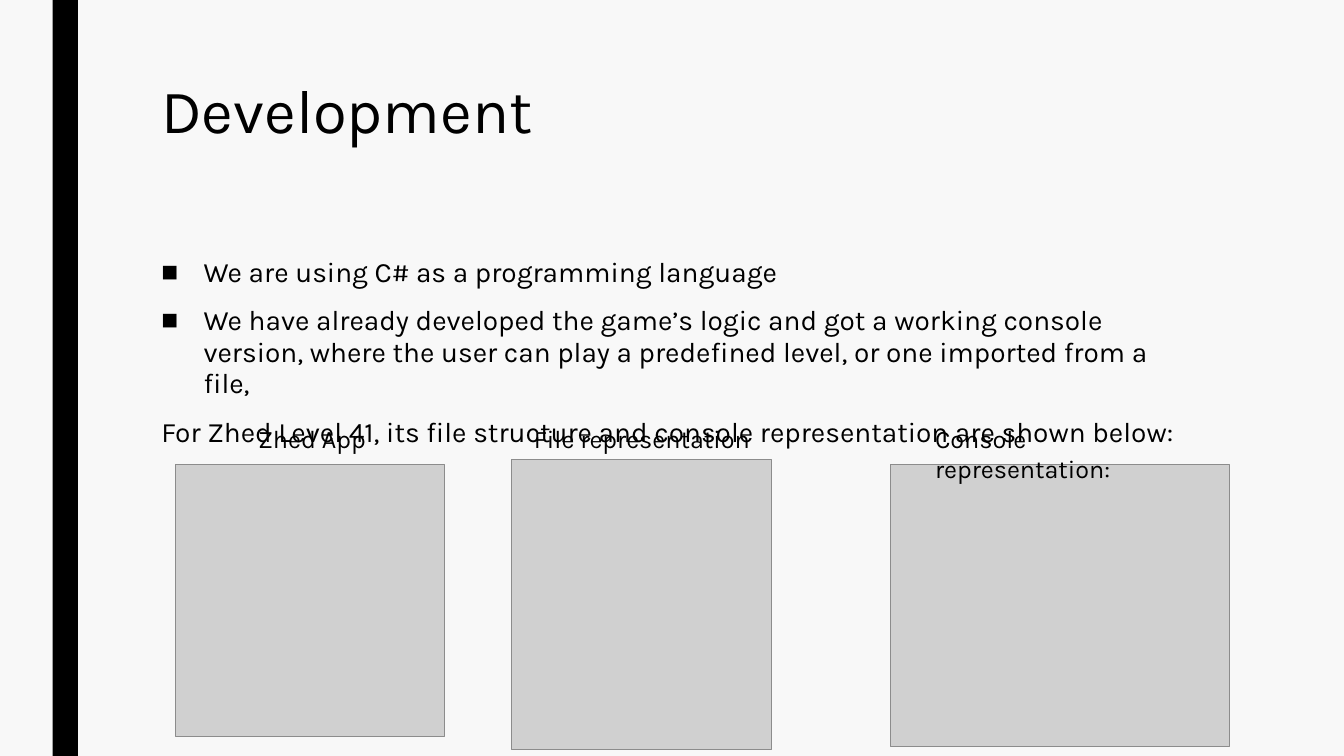
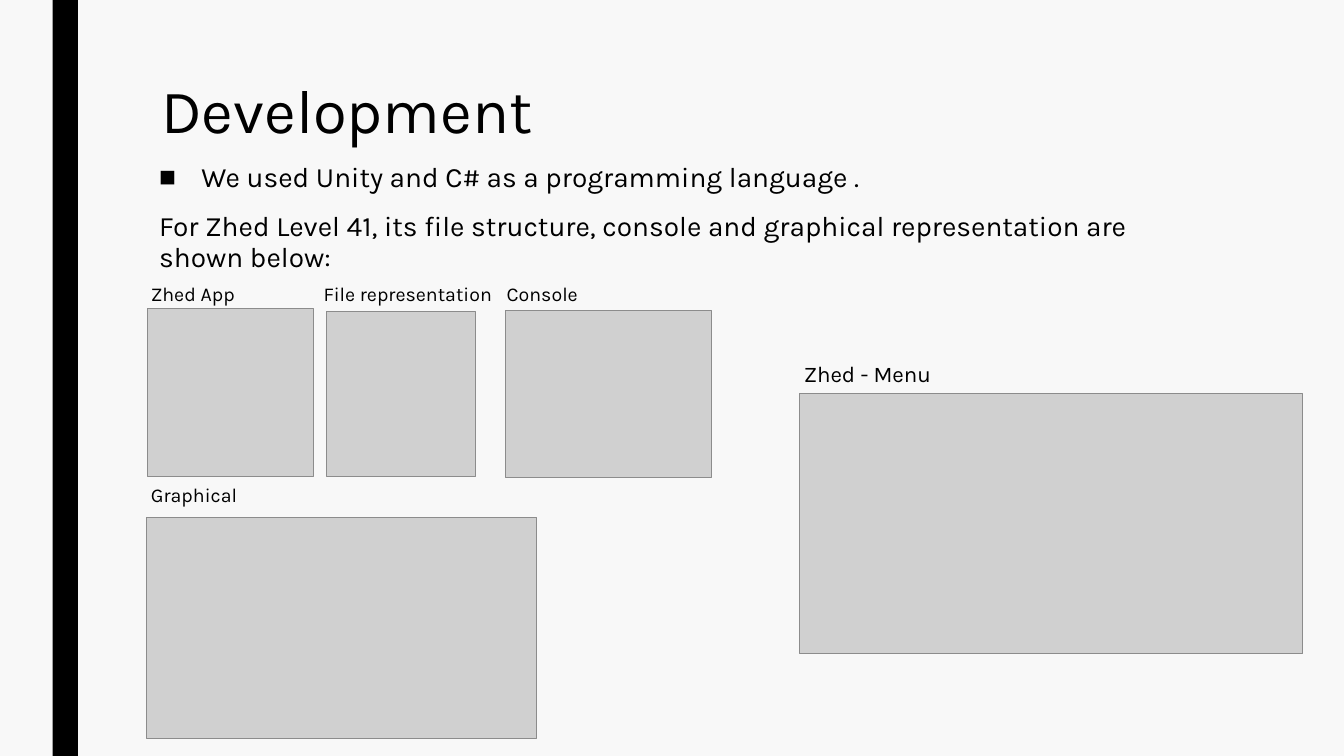
Before and after one commit to MOAAS/ZhedAI, a slide deck: slide 7 of TP1 - Zhed/doc/Entrega Final.pptx (slide 6 before the commit). Drawn at 1344x756 pixels with LibreOffice and Linux fonts; fonts in the diff are those of the drawing; grey boxes stand for pictures. Boxes give left, top, right and bottom in pixels: in the first picture for what was removed or moved away, otherwise in the second. Text is boxed around its words. In the diff, an @@ line names an element or a change of style, - is before the commit and + after.

```diff
--- a/TP1 - Zhed/doc/Entrega Final.pptx
+++ b/TP1 - Zhed/doc/Entrega Final.pptx
@@ text at (x1=159, y1=168, x2=1126, y2=268): text changed @@
-■ We are using C# as a programming language
-■ We have already developed the game’s logic and got a working console version, where the user can play a predefined level, or one imported from a file,
-For Zhed Level 41, its file structure and console representation are shown below:
+■ We used Unity and C# as a programming language .
+For Zhed Level 41, its file structure, console and graphical representation are shown below:
@@ text "Zhed App" moved from (x1=258, y1=425, x2=366, y2=454) to (x1=151, y1=287, x2=235, y2=306) @@
@@ text "Zhed App" at (x1=151, y1=287, x2=235, y2=306): size 18 to 14 pt @@
@@ text "File representation" at (x1=324, y1=287, x2=492, y2=306): size 18 to 14 pt @@
@@ text "File representation" moved from (x1=534, y1=425, x2=749, y2=454) to (x1=324, y1=287, x2=492, y2=306) @@
@@ text at (x1=507, y1=287, x2=578, y2=302): text changed; size 18 to 14 pt @@
-Console representation:
+Console
@@ picture resized from (x1=176, y1=465, x2=446, y2=737) to (x1=147, y1=309, x2=314, y2=477) @@
@@ picture resized from (x1=511, y1=460, x2=771, y2=750) to (x1=327, y1=312, x2=476, y2=477) @@
@@ picture added at (x1=505, y1=311, x2=711, y2=478) @@
@@ text added at (x1=804, y1=366, x2=931, y2=383), 16 pt, text #000000 @@
+Zhed - Menu
@@ picture added at (x1=800, y1=394, x2=1303, y2=654) @@
@@ picture removed at (x1=890, y1=465, x2=1229, y2=747) @@
@@ text added at (x1=151, y1=488, x2=237, y2=507), 14 pt, text #000000 @@
+Graphical
@@ picture added at (x1=147, y1=517, x2=537, y2=738) @@
```
Also in this commit, not shown: 2 other slides changed, 3 slides added, 4 slides removed, 1 other file.
